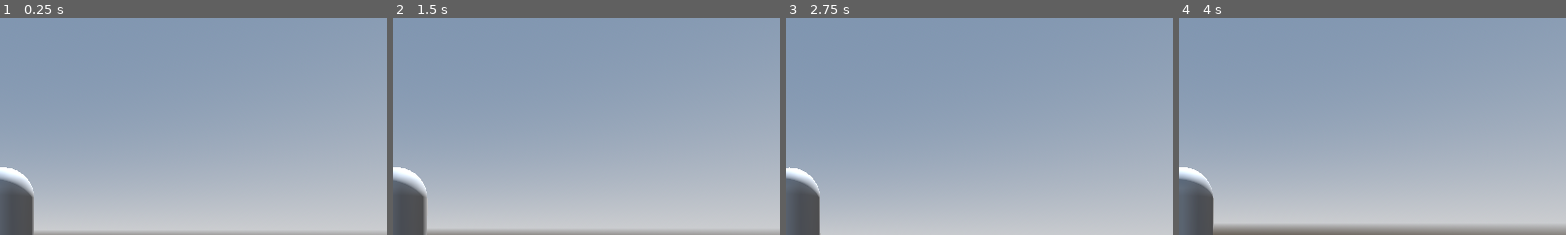
Above: before the commit, frames 1-4 (left to right).
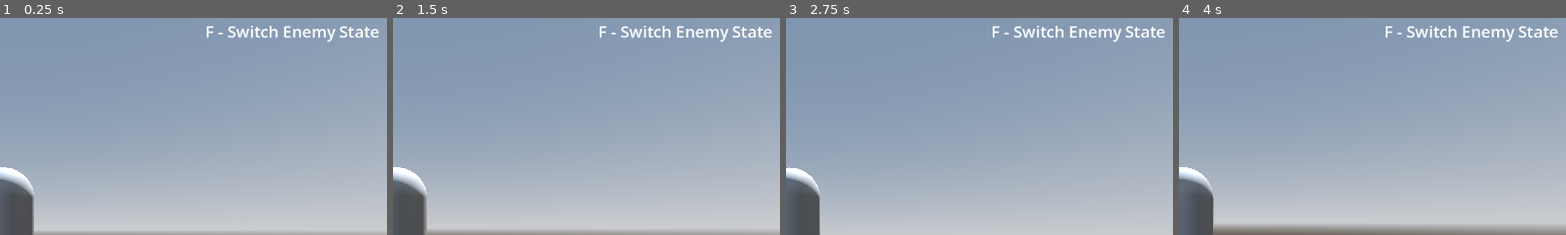
Above: after the commit, the same moments.

Repository: SoulPixelIV/space-egypt
Game: Godot game, scene res://Scenes/world.tscn
Same seed, same stepped clock (60 frames per second), same inputs: the game is played once before the commit and once after it.
Inputs (mouse positions are % of the whole screen's width and height, from its top left):
- Up to frame 1 (0.25 s): no input
- Up to frame 2 (1.5 s): tap Enter (ui_accept) at 0.5, 0.77 s; move the mouse to (55, 50) at 0.52 s; hold W (ui_up) from 0.53 s (still down); tap F (toggle_state) at 0.6, 1.35 s; move the mouse to (45, 50) at 1.27 s
- Up to frame 3 (2.75 s): keep holding W (ui_up); tap Enter (ui_accept) at 1.52 s; move the mouse to (52, 48) at 2.02 s; tap F (toggle_state) at 2.1 s
- Up to frame 4 (4 s): keep holding W (ui_up); move the mouse to (49, 52) at 2.77 s; tap F (toggle_state) at 2.85, 3.6 s; tap Enter (ui_accept) at 3.02, 3.77 s; move the mouse to (57, 51) at 3.52 s
The pictures show only the part of the screen within x 50-99%, y 1-51%; the shares and areas given below are measured in that part.

The runs differ from the first frame. In frame 1, 1.0% of the frame differs, in the area x 53-98%, y 3-12%; in frame 2, 1.0%; in frame 3, 1.0%; in frame 4, 1.0%.

Commit message:
Added line of sight to enemy

Diff:
--- a/Scenes/world.tscn
+++ b/Scenes/world.tscn
@@ -37,6 +37,15 @@
 
 [sub_resource type="CylinderMesh" id="CylinderMesh_fo5ed"]
 
+[sub_resource type="SphereShape3D" id="SphereShape3D_8j60k"]
+
+[sub_resource type="StandardMaterial3D" id="StandardMaterial3D_5ukr8"]
+transparency = 1
+albedo_color = Color(1, 0.29411766, 1, 0.2784314)
+
+[sub_resource type="SphereMesh" id="SphereMesh_o06y3"]
+material = SubResource("StandardMaterial3D_5ukr8")
+
 [sub_resource type="StandardMaterial3D" id="StandardMaterial3D_fo5ed"]
 albedo_color = Color(0, 1, 0, 1)
 
@@ -58,7 +67,7 @@
 unique_name_in_owner = true
 spring_length = 4.6
 
-[node name="Player" type="CharacterBody3D" parent="." unique_id=1851812512]
+[node name="Player" type="CharacterBody3D" parent="." unique_id=1851812512 groups=["Player"]]
 transform = Transform3D(0.99999994, 0, 0, 0, 1, 0, 0, 0, 0.99999994, 0, 1.6182132, 0)
 script = ExtResource("1_a02cp")
 
@@ -95,10 +104,9 @@
 [node name="CollisionShape3D" type="CollisionShape3D" parent="Floor3/StaticBody3D" unique_id=349279925]
 shape = SubResource("BoxShape3D_a02cp")
 
-[node name="Enemy" type="CharacterBody3D" parent="." unique_id=506841067 node_paths=PackedStringArray("player")]
+[node name="Enemy" type="CharacterBody3D" parent="." unique_id=506841067]
 transform = Transform3D(1, 0, 0, 0, 1, 0, 0, 0, 1, 25.48492, 6.9885993, 4.9395027)
 script = ExtResource("4_8j60k")
-player = NodePath("../Player")
 
 [node name="MeshInstance3D" type="MeshInstance3D" parent="Enemy" unique_id=1284017347]
 material_override = SubResource("StandardMaterial3D_5a7ea")
@@ -111,6 +119,18 @@
 transform = Transform3D(0.75, 0, 0, 0, -6.862688e-09, -0.75, 0, 0.157, -3.278354e-08, 0, 0.33434963, 0.47506905)
 material_override = SubResource("StandardMaterial3D_8j60k")
 mesh = SubResource("CylinderMesh_fo5ed")
+
+[node name="AreaOfSight" type="Area3D" parent="Enemy" unique_id=2020482848]
+
+[node name="CollisionShape3D" type="CollisionShape3D" parent="Enemy/AreaOfSight" unique_id=544349258]
+transform = Transform3D(13, 0, 0, 0, 13, 0, 0, 0, 13, 0, 0, 0)
+shape = SubResource("SphereShape3D_8j60k")
+
+[node name="MeshInstance3D" type="MeshInstance3D" parent="Enemy/AreaOfSight" unique_id=1095868909]
+transform = Transform3D(13, 0, 0, 0, 13, 0, 0, 0, 13, 0, 0, 0)
+mesh = SubResource("SphereMesh_o06y3")
+
+[node name="RayCast3D" type="RayCast3D" parent="Enemy" unique_id=1592157558]
 
 [node name="PatrolPoints" type="Node" parent="." unique_id=1858391586]
 
@@ -133,3 +153,14 @@
 transform = Transform3D(1, 0, 0, 0, 1, 0, 0, 0, 1, 36.394165, 3.8034859, 12.81752)
 material_override = SubResource("StandardMaterial3D_fo5ed")
 mesh = SubResource("BoxMesh_5ukr8")
+
+[node name="Label" type="Label" parent="." unique_id=466519316]
+offset_left = 876.0
+offset_top = 12.0
+offset_right = 1135.0
+offset_bottom = 46.0
+theme_override_font_sizes/font_size = 24
+text = "F - Switch Enemy State"
+
+[connection signal="body_entered" from="Enemy/AreaOfSight" to="Enemy" method="_on_area_3d_body_entered"]
+[connection signal="body_exited" from="Enemy/AreaOfSight" to="Enemy" method="_on_area_of_sight_body_exited"]
--- a/Scripts/Enemy_Movement.gd
+++ b/Scripts/Enemy_Movement.gd
@@ -11,6 +11,7 @@
 @export var player: CharacterBody3D
 
 @onready var patrol_points = $"../PatrolPoints".get_children()
+@onready var raycast = $RayCast3D
 
 var current_point := 0
 var state = State.PATROL
@@ -29,6 +30,11 @@
 			state = State.PATROL
 			print("PATROL")
 
+	if can_see_player():
+		state = State.CHASE
+	elif player == null:
+		state = State.PATROL
+
 	match state:
 		State.PATROL:
 			patrol(delta)
@@ -37,7 +43,6 @@
 			chase(delta)
 
 	move_and_slide()
-
 
 func patrol(delta):
 	if patrol_points.is_empty():
@@ -56,7 +61,6 @@
 
 	move_to_position(player.global_position, delta)
 
-
 func move_to_position(target: Vector3, delta):
 	var direction = target - global_position
 	direction.y = 0
@@ -73,3 +77,40 @@
 
 	velocity.x = direction.x * SPEED
 	velocity.z = direction.z * SPEED
+
+#Line of Sight
+func can_see_player() -> bool:
+	if player == null:
+		return false
+
+	# Richtung zum Spieler
+	var direction = (player.global_position - global_position).normalized()
+
+	# Blickrichtung des Gegners
+	var forward = -transform.basis.z
+
+	# Winkel berechnen
+	var angle = rad_to_deg(acos(forward.dot(direction)))
+
+	if angle > 45:
+		return false
+
+	# RayCast auf Spieler richten
+	raycast.target_position = raycast.to_local(player.global_position)
+	raycast.force_raycast_update()
+
+	if raycast.is_colliding():
+		return raycast.get_collider() == player
+
+	return false
+
+#Area of Sight
+func _on_area_3d_body_entered(body):
+	if body.is_in_group("Player"):
+		player = body
+		print("PLAYER COLLISION")
+
+func _on_area_of_sight_body_exited(body: Node3D) -> void:
+	player = null
+	state = State.PATROL
+	print("PLAYER EXIT")
